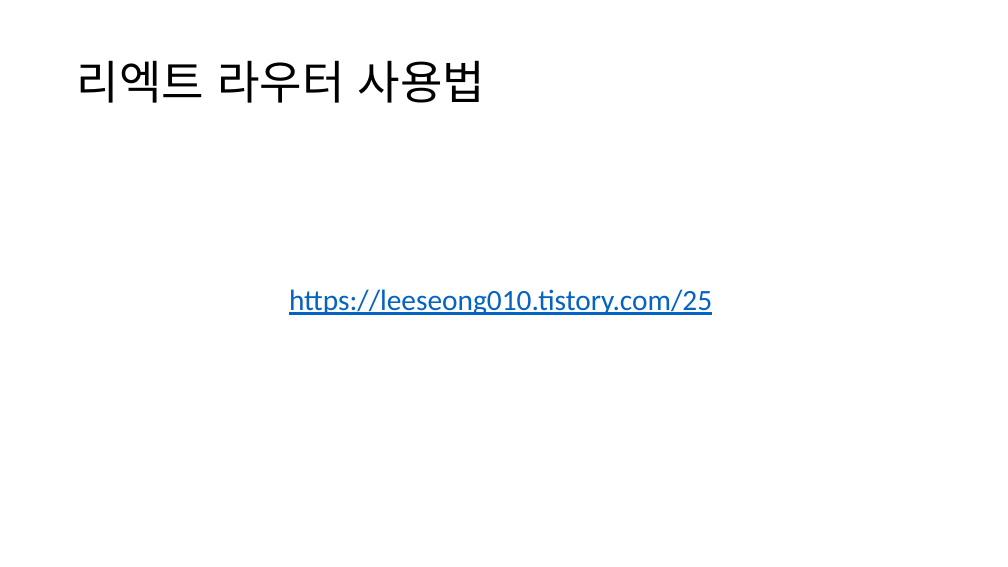
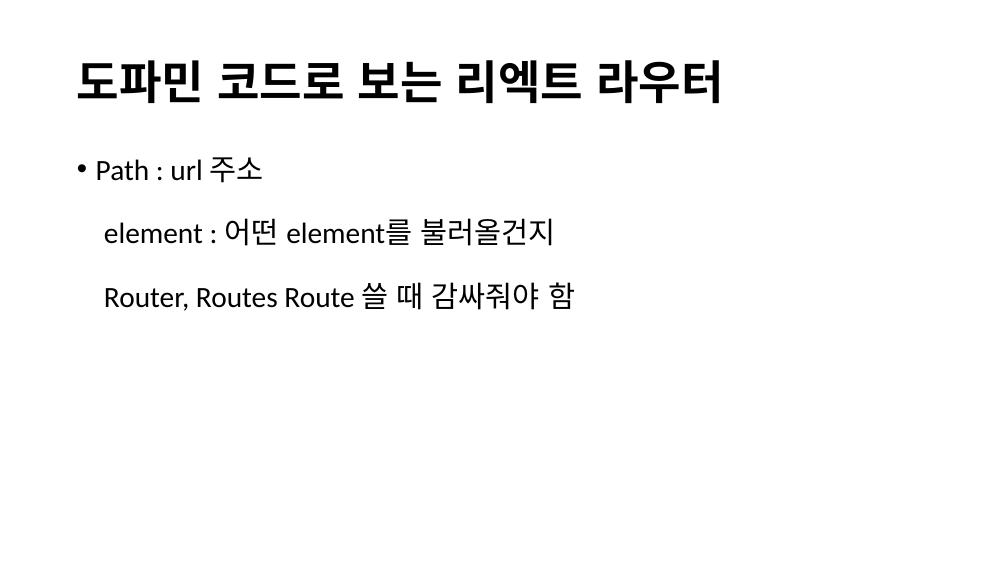
Before and after one commit to Profitah/DoFarming_DOC, a slide deck: slide 8 of 웹관련/리엑트 라우터 기초.pptx (slide 4 before the commit). Drawn at 1008x567 pixels with LibreOffice and Linux fonts; fonts in the diff are those of the drawing. Boxes give left, top, right and bottom in pixels: in the first picture for what was removed or moved away, otherwise in the second. Text is boxed around its words. In the diff, an @@ line names an element or a change of style, - is before the commit and + after.

Commit message:
리엑트 라우터 v2

```diff
--- a/웹관련/리엑트 라우터 기초.pptx
+++ b/웹관련/리엑트 라우터 기초.pptx
@@ title at [77, 60, 723, 103]: text changed; bold on @@
-리엑트 라우터 사용법
+도파민 코드로 보는 리엑트 라우터
@@ text at [96, 157, 575, 311]: text changed; text colour #0563C1 to #000000 @@
-https://leeseong010.tistory.com/25
+• Path : url 주소
+  element : 어떤 element를 불러올건지
+  Router, Routes Route 쓸 때 감싸줘야 함
```
Also in this commit, not shown: 2 other slides changed, 6 slides added, 5 other files.
